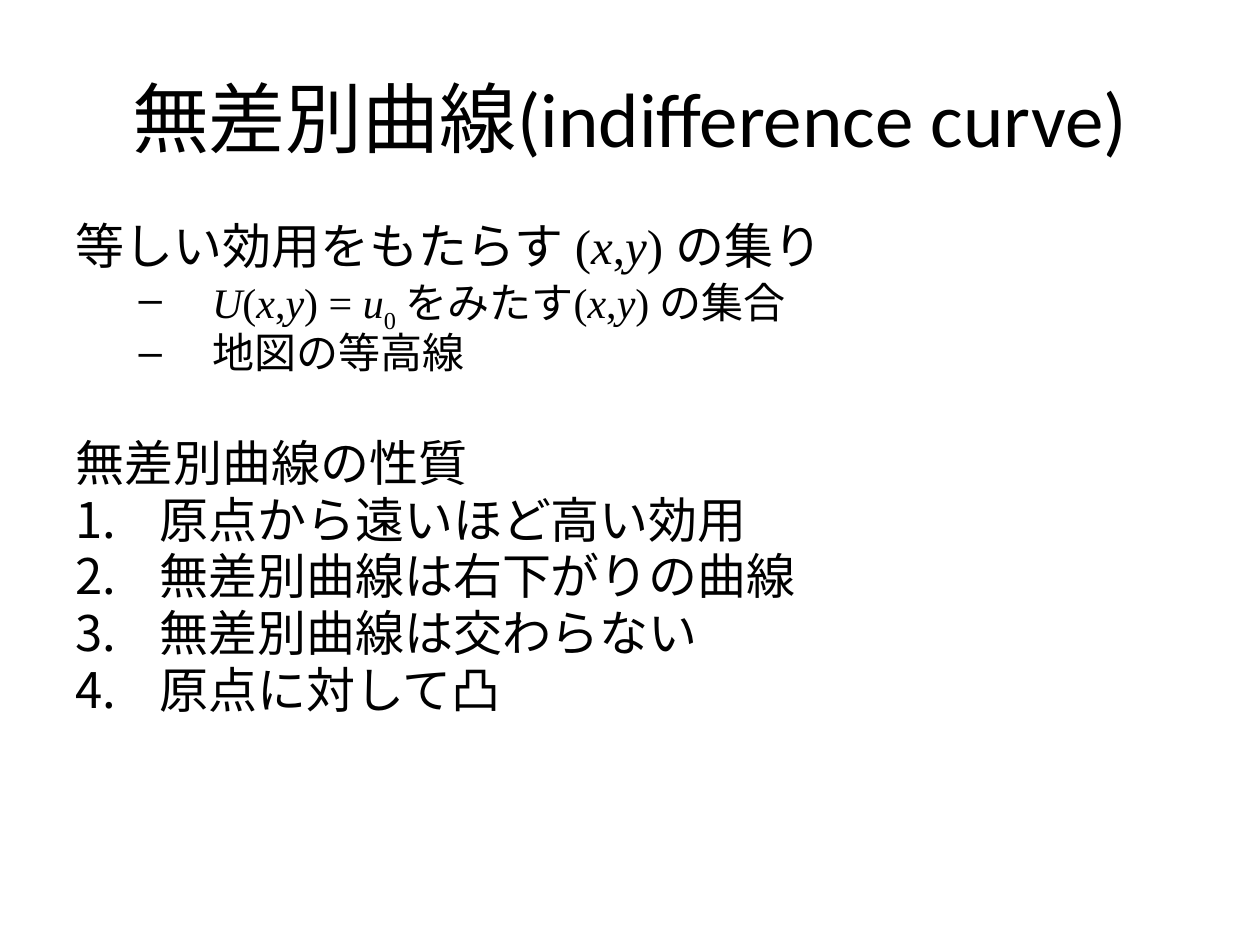
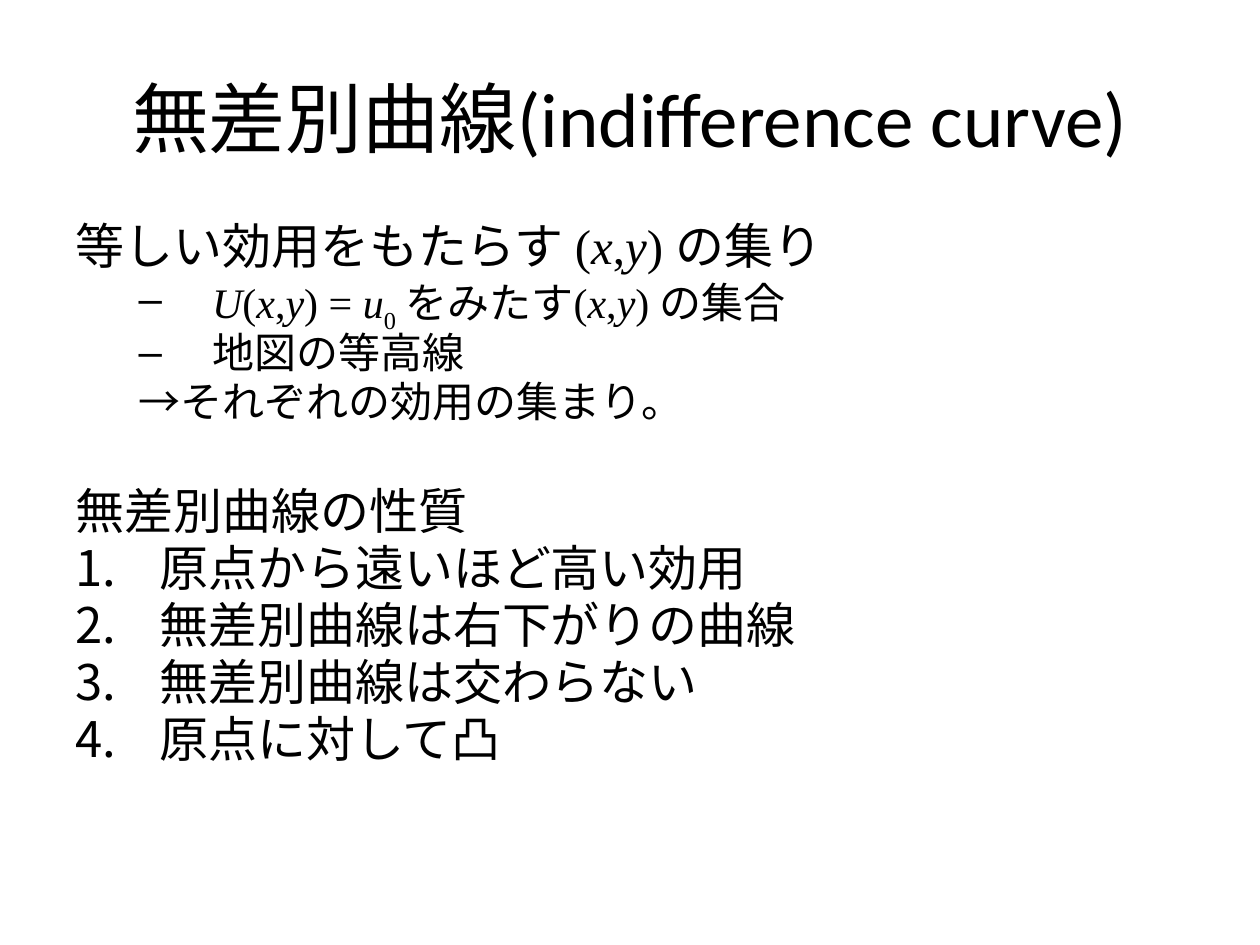
Before and after one commit to h0shihir0/Classes, a slide deck: slide 11 of Economics2/0509Lecture.pptx. Drawn at 1260x945 pixels with LibreOffice and Linux fonts; fonts in the diff are those of the drawing. Boxes give left, top, right and bottom in pixels: in the first picture for what was removed or moved away, otherwise in the second. Text is boxed around its words. In the diff, an @@ line names an element or a change of style, - is before the commit and + after.

```diff
--- a/Economics2/0509Lecture.pptx
+++ b/Economics2/0509Lecture.pptx
@@ text at [139, 381, 684, 421]: paragraph added @@
+  →それぞれの効用の集まり。
```
Also in this commit, not shown: 1 other slide changed, 9 other files.
